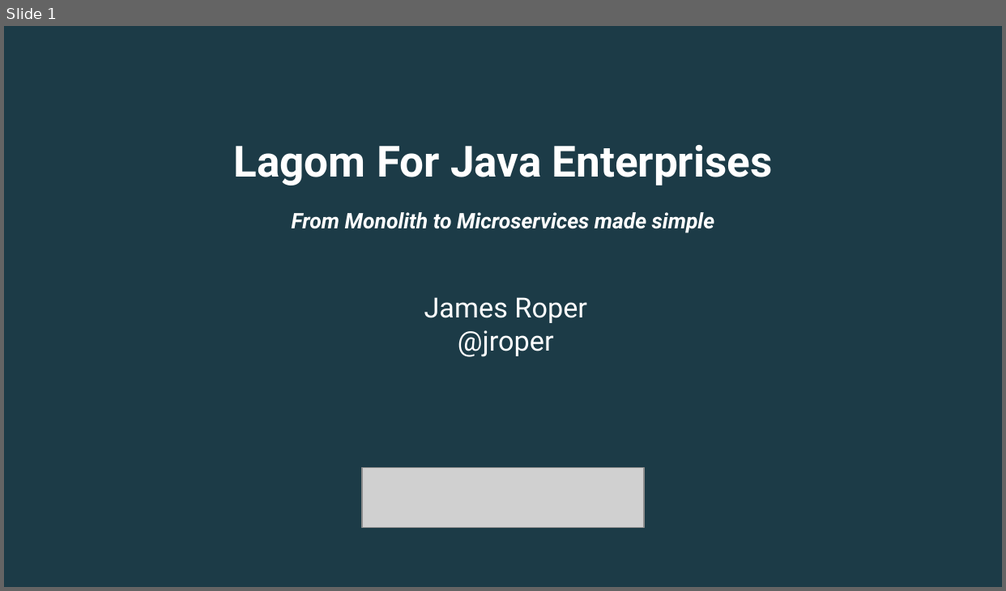
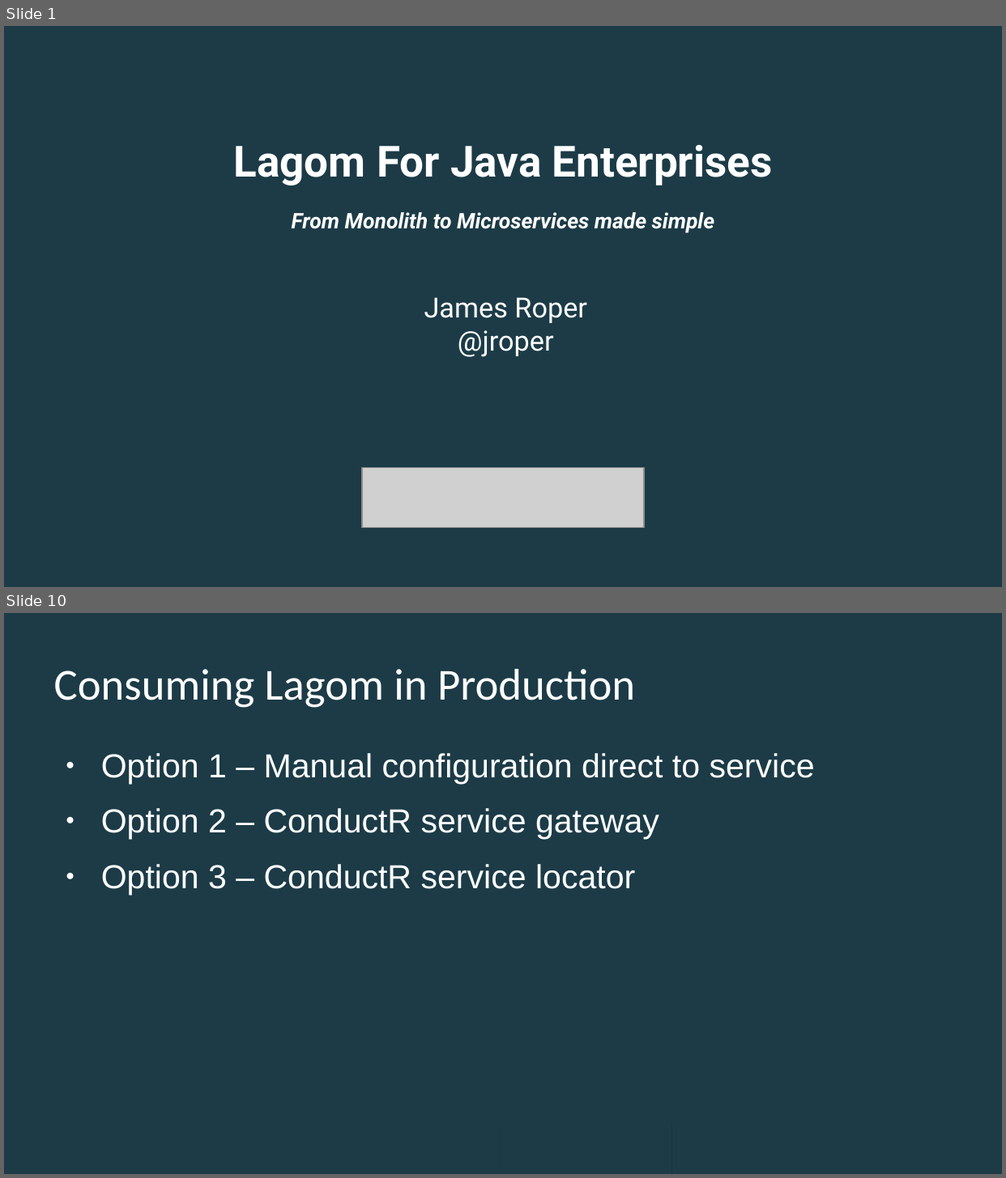
Before and after one commit to jroper/lagom-monolith-presentation, a slide deck: presentation/microservice-to-monolith.odp. Shown one above the other, each under a label of ours: slide 1 before the commit, slides 1 and 10 after it; the slides between them are not shown. The pictures are 1006x591 and 1006x1178 pixels, drawn with LibreOffice and Linux fonts; fonts in the diff are those of the drawing; grey boxes stand for pictures; background and template pictures are left out. Boxes give left, top, right and bottom in pixels: in the first picture for what was removed or moved away, otherwise in the second. Text is boxed around its words. In the diff, an @@ line names an element or a change of style, - is before the commit and + after.

```diff
--- a/presentation/microservice-to-monolith.odp
+++ b/presentation/microservice-to-monolith.odp
@@ slide 10 added at (4, 613, 1002, 1174), background #1C3B47 @@
@@ title added at (54, 669, 635, 708), 32 pt, text #FFFFFF @@
+Consuming Lagom in Production
@@ text added at (101, 753, 815, 895), 24 pt, text #FFFFFF @@
+● Option 1 – Manual configuration direct to service
+● Option 2 – ConductR service gateway
+● Option 3 – ConductR service locator
@@ rectangle added at (4, 1121, 671, 1174), fill #1C3B47 @@
@@ rectangle added at (4, 1121, 499, 1174), fill #1C3B47 @@
```
Also in this commit, not shown: 1 slide changed, 10 other slides added, 2 slides removed.
